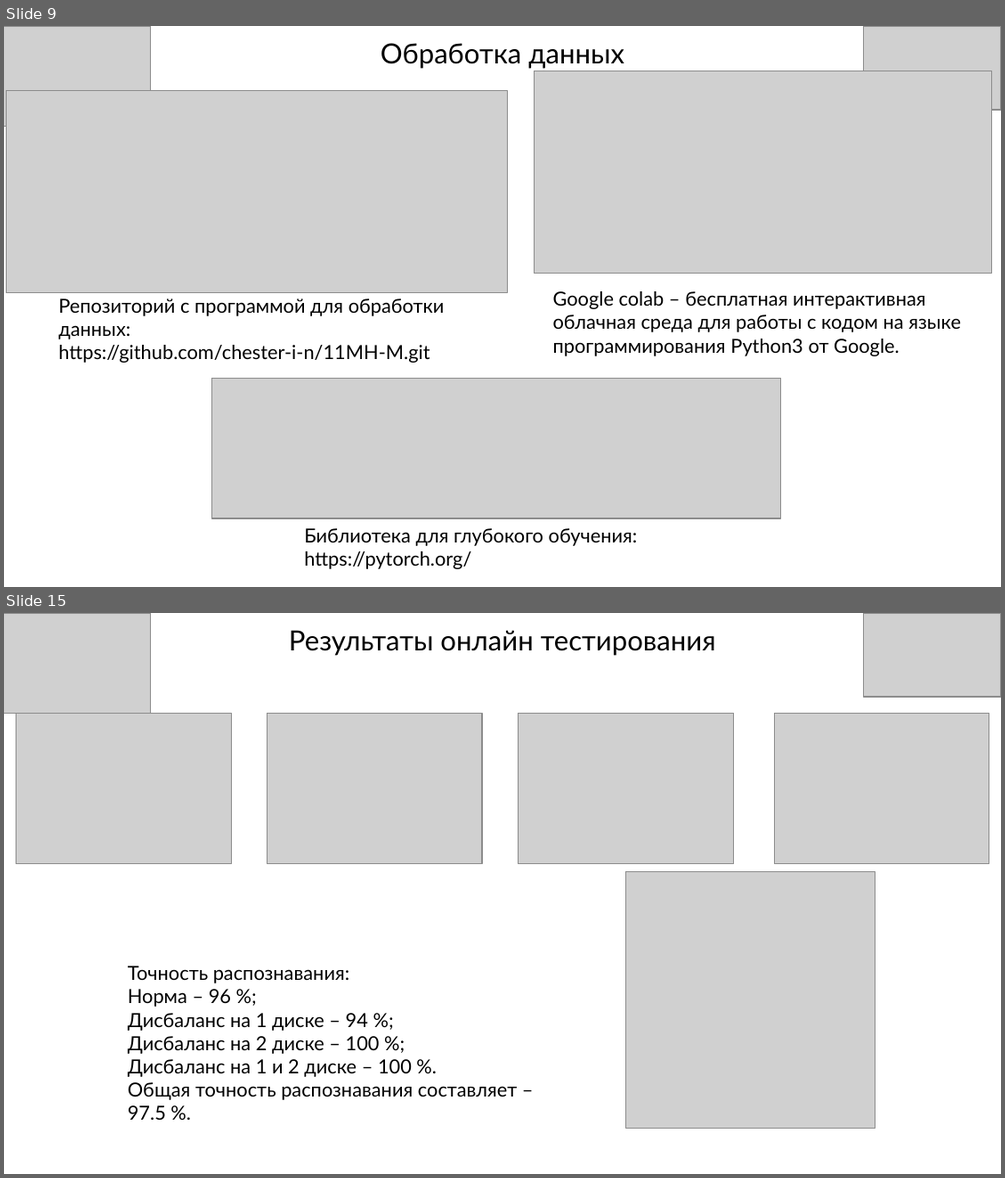
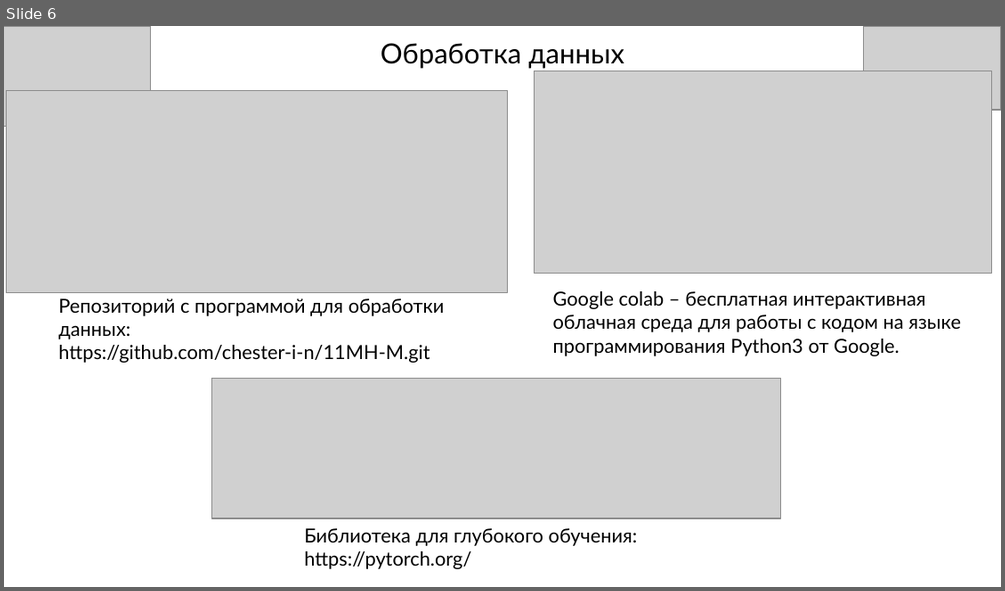
Before and after one commit to stebakov-i-n/OGU_Stebakov_ai, a slide deck: Lab 06/Lab_6_Pytorch_classification.pptx. Shown one above the other, each under a label of ours: slides 9 and 15 before the commit, slide 6 after it; the slides between them are not shown. The pictures are 1005x1178 and 1005x591 pixels, drawn with LibreOffice and Linux fonts; fonts in the diff are those of the drawing; grey boxes stand for pictures; background and template pictures are left out. Boxes give left, top, right and bottom in pixels: in the first picture for what was removed or moved away, otherwise in the second. Text is boxed around its words. In the diff, an @@ line names an element or a change of style, - is before the commit and + after.

```diff
--- a/Lab 06/Lab_6_Pytorch_classification.pptx
+++ b/Lab 06/Lab_6_Pytorch_classification.pptx
@@ slide 15 removed at (4,613,1001,1174), background picture (left out) @@
@@ picture removed at (4,613,151,713) @@
@@ title removed at (289,630,716,655) @@
-Результаты онлайн тестирования
@@ picture removed at (863,613,1001,697) @@
@@ picture removed at (16,713,231,863) @@
@@ picture removed at (267,714,483,864) @@
@@ picture removed at (518,713,734,863) @@
@@ picture removed at (775,713,989,863) @@
@@ picture removed at (626,871,875,1127) @@
@@ text removed at (128,965,517,1100) @@
-Точность распознавания:
-Норма – 96 %;
-Дисбаланс на 1 диске – 94 %;
-Дисбаланс на 2 диске – 100 %;
-Дисбаланс на 1 и 2 диске – 100 %.
-Общая точность распознавания составляет – 97.5 %.
@@ what was slide 9 is now slide 6 @@
```
Also in this commit, not shown: 9 other slides removed, 4 other files.
